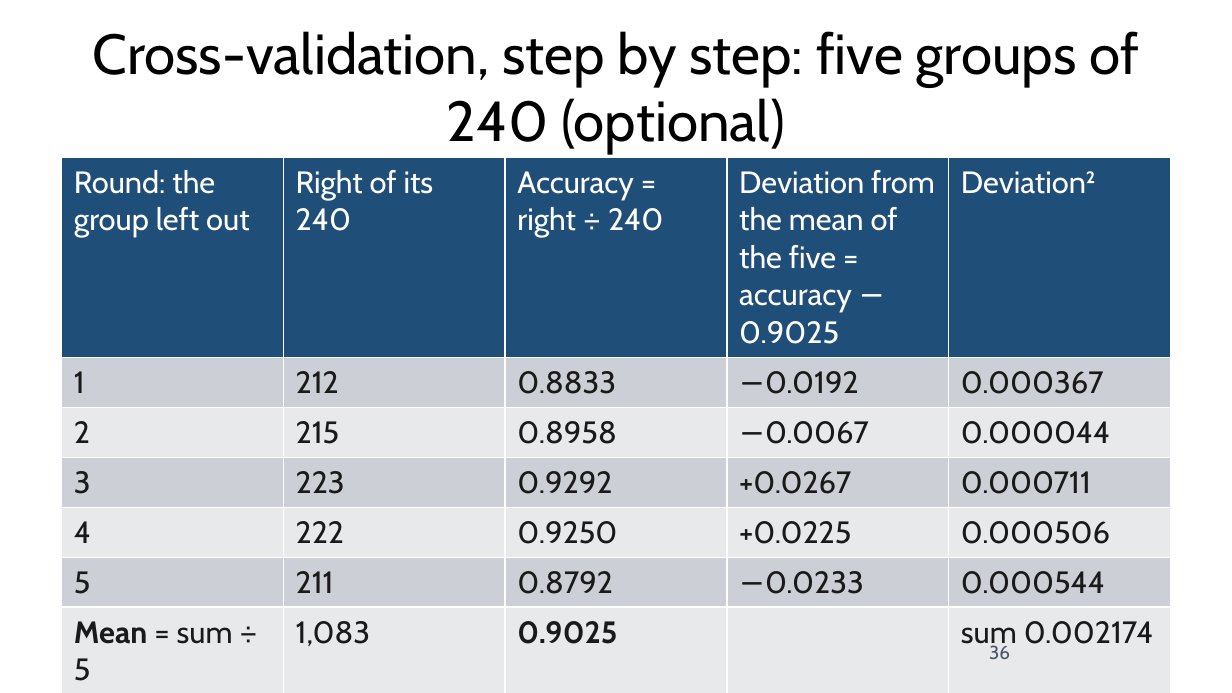
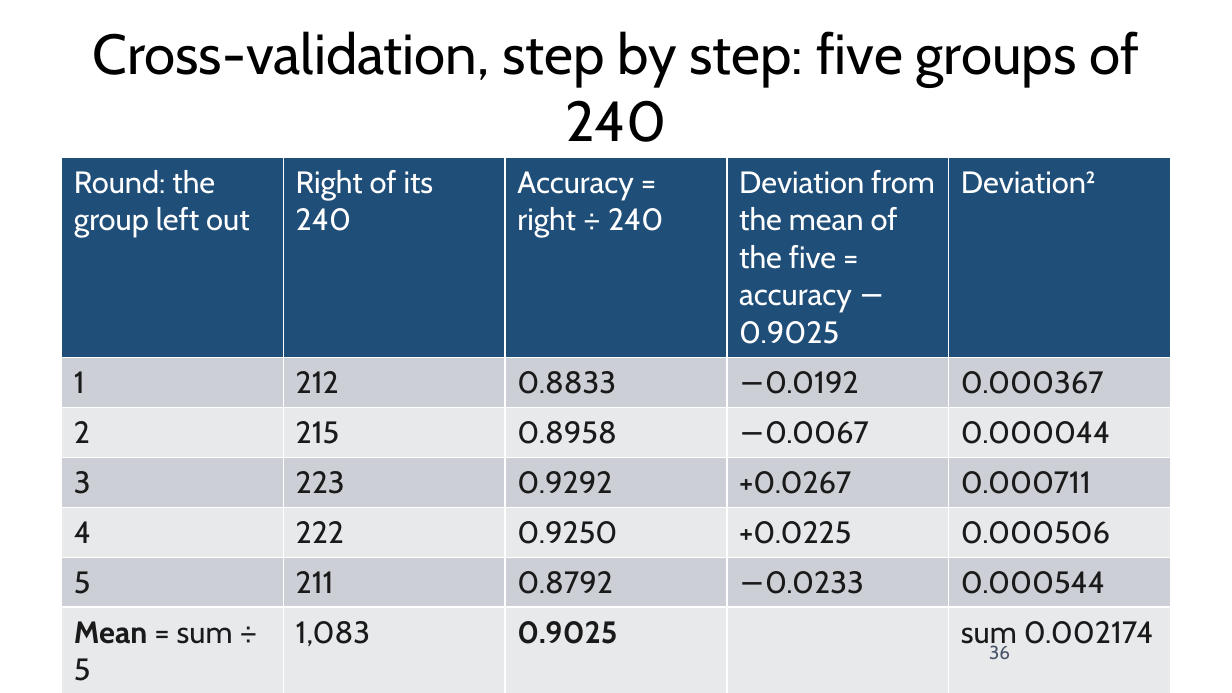
Before and after one commit to fabioantonini/technologies-for-artificial-intelligence, a slide deck: slide 36 of Lessons/07_trees_and_ensembles/Slides/trees_and_ensembles_slides.pptx. Drawn at 1232x693 pixels with LibreOffice and Linux fonts; fonts in the diff are those of the drawing; background and template pictures are left out. Boxes give left, top, right and bottom in pixels: in the first picture for what was removed or moved away, otherwise in the second. Text is boxed around its words. In the diff, an @@ line names an element or a change of style, - is before the commit and + after.

```diff
--- a/Lessons/07_trees_and_ensembles/Slides/trees_and_ensembles_slides.pptx
+++ b/Lessons/07_trees_and_ensembles/Slides/trees_and_ensembles_slides.pptx
@@ title at (93,31,1138,142): text changed @@
-Cross-validation, step by step: five groups of 240 (optional)
+Cross-validation, step by step: five groups of 240
```
Also in this commit, not shown: 14 other slides changed, 4 other files.
